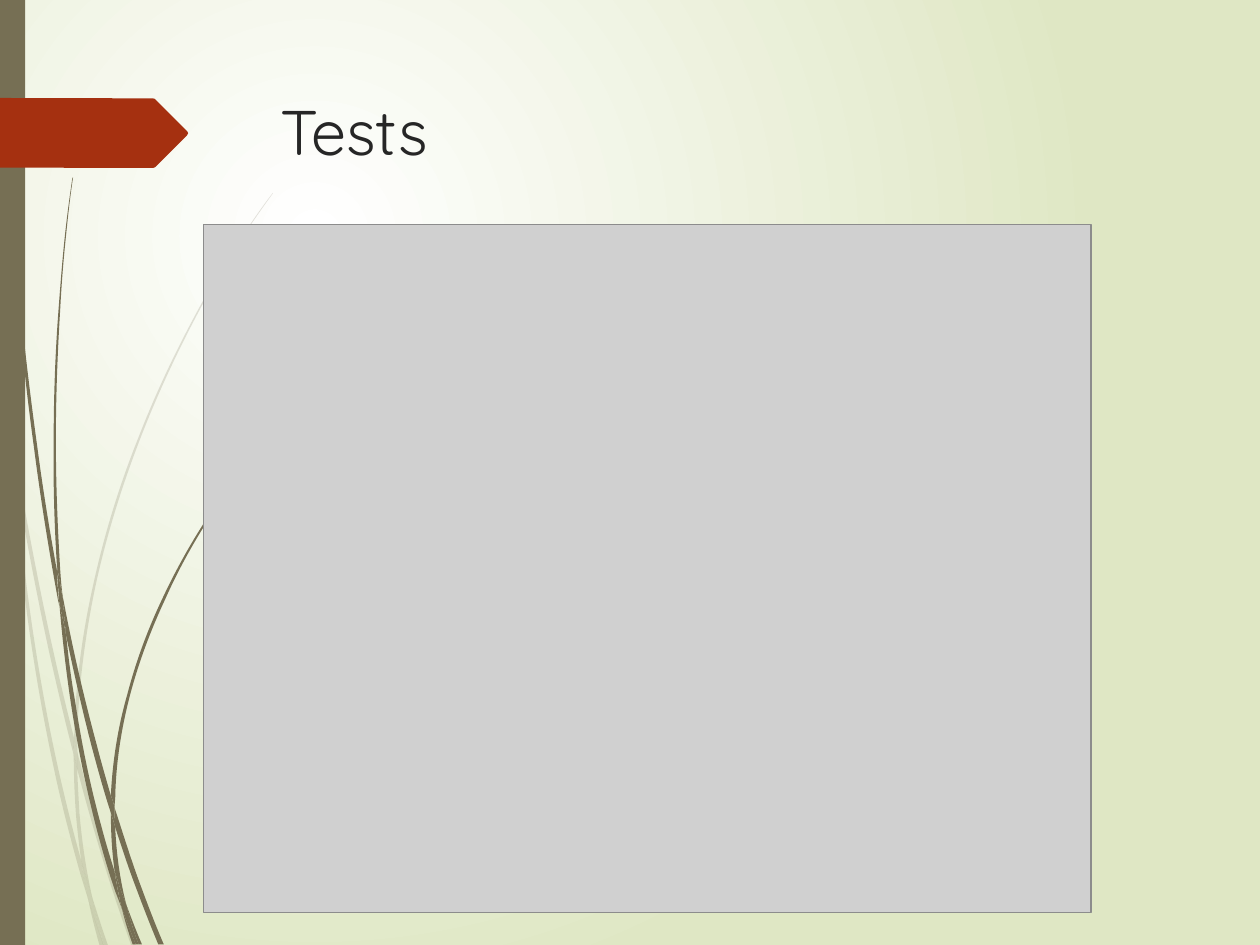
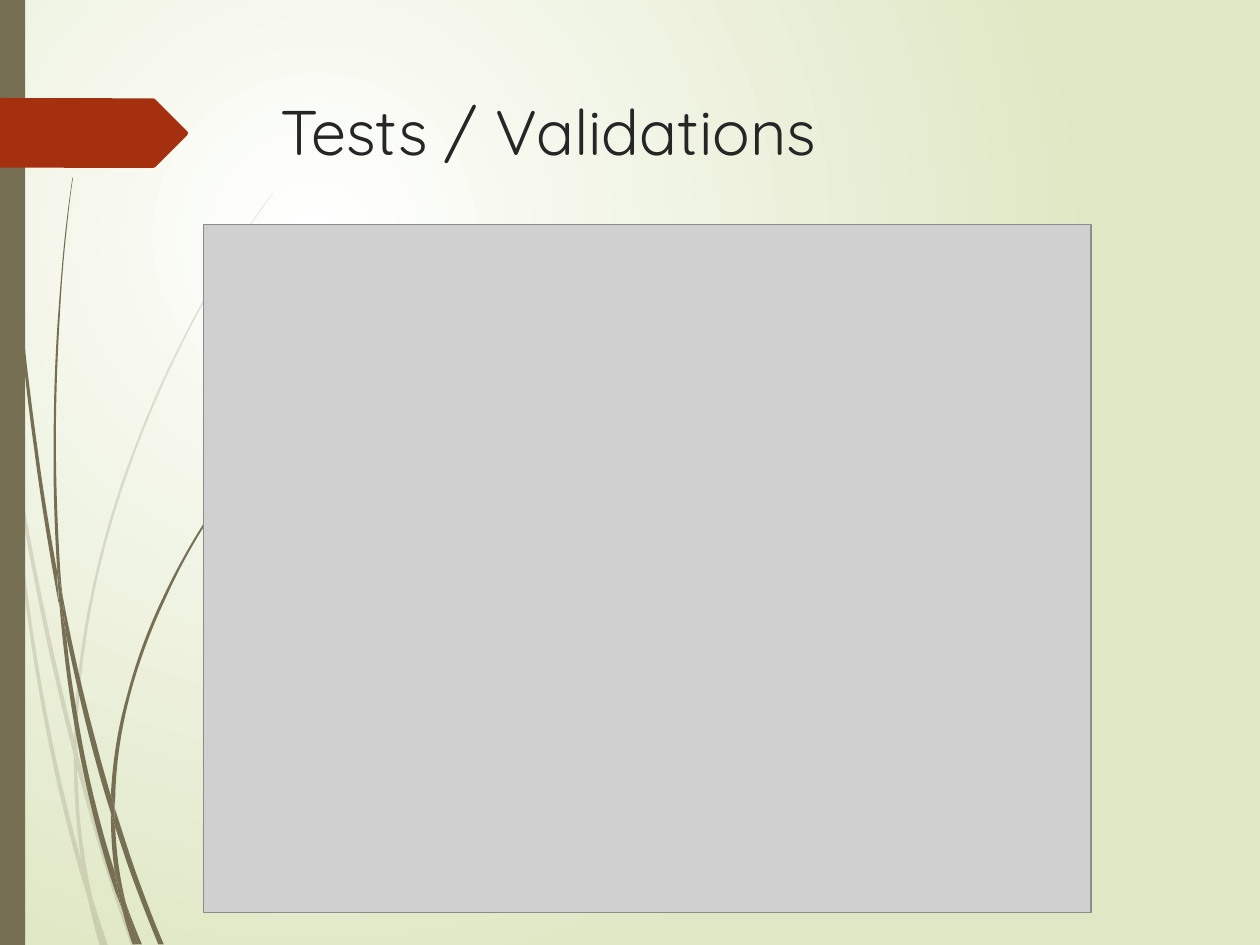
Before and after one commit to LudoRoot/WeBet_JBL, a slide deck: slide 15 of Présentation/Présentation WeBet_JBL.pptx. Drawn at 1260x945 pixels with LibreOffice and Linux fonts; fonts in the diff are those of the drawing; grey boxes stand for pictures. Boxes give left, top, right and bottom in pixels: in the first picture for what was removed or moved away, otherwise in the second. Text is boxed around its words. In the diff, an @@ line names an element or a change of style, - is before the commit and + after.

```diff
--- a/Présentation/Présentation WeBet_JBL.pptx
+++ b/Présentation/Présentation WeBet_JBL.pptx
@@ title at (281,108,816,156): text changed @@
-Tests
+Tests / Validations
```
Also in this commit, not shown: 5 other slides changed, 1 slide added, 2 other files.
